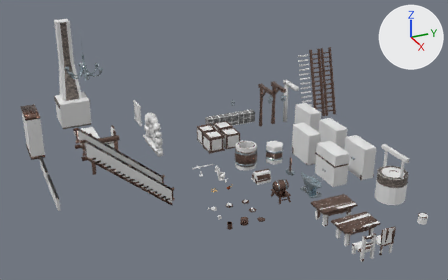
Before and after pictures for a commit that changed the Blender file objects/libraries/furniture.blend.
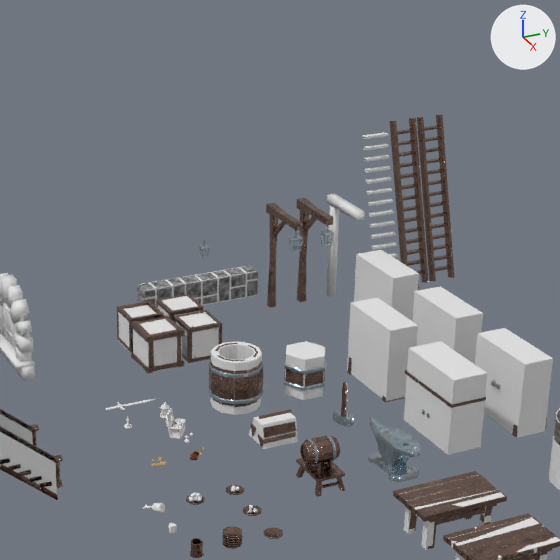
Old and new are each drawn whole from a 50 mm camera at (38.55, -7.3, 17.63) aimed at (7.38, 6.72, 2.05) and again close up on the part from 33% to 85% of the width and 0% to 82% of the height. Lighting does not change. The marker at upper right points along +X, +Y and +Z.

The older version as bpy lines, for what is in view:
```python
me_cube_008 = bpy.data.meshes.new('Cube.008')
me_cube_008.from_pydata(...)  # 272 vertices, 164 faces; spans x -0.76..0.75, y -0.39..0.39, z -2.44..2.45
me_cube_008.materials.append(mat_wood)
me_cube_011 = bpy.data.meshes.new('Cube.011')
me_cube_011.from_pydata(...)  # 128 vertices, 68 faces; spans x -0.76..0.75, y -0.39..0.39, z -2.44..2.45
me_cube_011.polygons.foreach_set('use_smooth', [True] * 68)
me_cube_011.materials.append(mat_wood)
me_cube_012 = bpy.data.meshes.new('Cube.012')
me_cube_012.from_pydata(...)  # 144 vertices, 147 faces; spans x -0.24..1.51, y -0.16..0.15, z -0.06..3.08
me_cube_012.polygons.foreach_set('use_smooth', [True] * 147)
# faces by material slot: [22, 125]
me_cube_012.materials.append(mat_wood)
me_cube_012.materials.append(mat_iron)
me_cube_014 = bpy.data.meshes.new('Cube.014')
me_cube_014.from_pydata(...)  # a box spanning x -0.1..0.1, y -0.1..0.1, z -0.06..3.08; a box spanning x -0.24..1.48, y -0.13..0.13, z 2.81..3.07
me_cube_014.polygons.foreach_set('use_smooth', [True] * 12)
me_cube_019 = bpy.data.meshes.new('Cube.019')
me_cube_019.from_pydata(...)  # 8 vertices, 6 faces; spans x -0.419..0.419, y -0.467..0.467, z -0.253..0.345
ob_ladder = bpy.data.objects.new('ladder', me_cube_008)
ob_ladder.location = (1.86, 17.67, 2.45)
ob_lod_1_ladder = bpy.data.objects.new('LOD:1_ladder', me_cube_011)
ob_lod_1_ladder.location = (1.86, 16.72, 2.45)
ob_physics_firewood = bpy.data.objects.new('PHYSICS_firewood', me_cube_019)
ob_physics_firewood.location = (9.46, 8.23, 0.23)
ob_physics_lamppost = bpy.data.objects.new('PHYSICS_lamppost', me_cube_014)
ob_physics_lamppost.location = (2.13, 13.97, 0.06)
ob_shadow_false_lod_1_lamppost = bpy.data.objects.new('SHADOW:false_LOD:1_lamppost', me_cube_012)
ob_shadow_false_lod_1_lamppost.location = (2.13, 12.97, 0.06)
# also in view: 'barrel_2' at (7.46, 10.18, 0.57); 'PHYSICS_shelf_3' at (7.91, 12.2, 1.0); 'PHYSICS_crate_1' at (4.24, 7.38, 0.51); 'PHYSICS_crate_2' at (4.24, 8.59, 0.51); 'small_barrel' at (11.92, 8.15, 0.6)
```
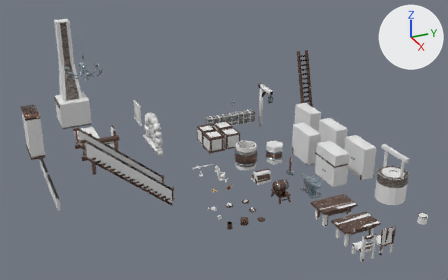
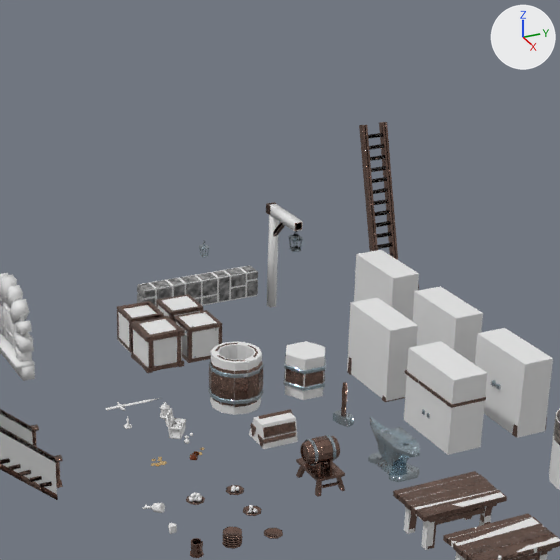
Scene script edits in JSON lines:
```json
{"op": "set", "path": "ob_ladder.location", "old": "(1.86, 17.67, 2.45)", "new": "(1.86, 15.67, 2.45)"}
{"op": "set", "path": "ob_lod_1_ladder.location", "old": "(1.86, 16.72, 2.45)", "new": "(1.86, 15.72, 2.45)"}
{"op": "set", "path": "ob_shadow_false_lod_1_lamppost.location", "old": "(2.13, 12.97, 0.06)", "new": "(2.13, 11.97, 0.06)"}
{"op": "set", "path": "ob_physics_lamppost.location", "old": "(2.13, 13.97, 0.06)", "new": "(2.13, 11.97, 0.06)"}
```

What differs and where, as boxes [x1, y1, x2, y2] in the close-ups (560 x 560 px):
```json
{"object": "ladder", "change": "moved", "before": [417, 114, 454, 281], "after": [359, 122, 396, 259]}
{"object": "LOD:1_ladder", "change": "moved", "before": [389, 118, 428, 283], "after": [364, 122, 398, 260]}
{"object": "PHYSICS_lamppost", "change": "moved", "before": [326, 193, 365, 297], "after": [267, 204, 303, 308]}
{"object": "SHADOW:false_LOD:1_lamppost", "change": "moved", "before": [296, 198, 334, 302], "after": [266, 202, 303, 252]}
{"object": "LOD:0_SHADOW:false_lamppost", "change": "unchanged, covered by the edit", "before": [266, 203, 303, 308], "after": [266, 203, 301, 235]}
```
